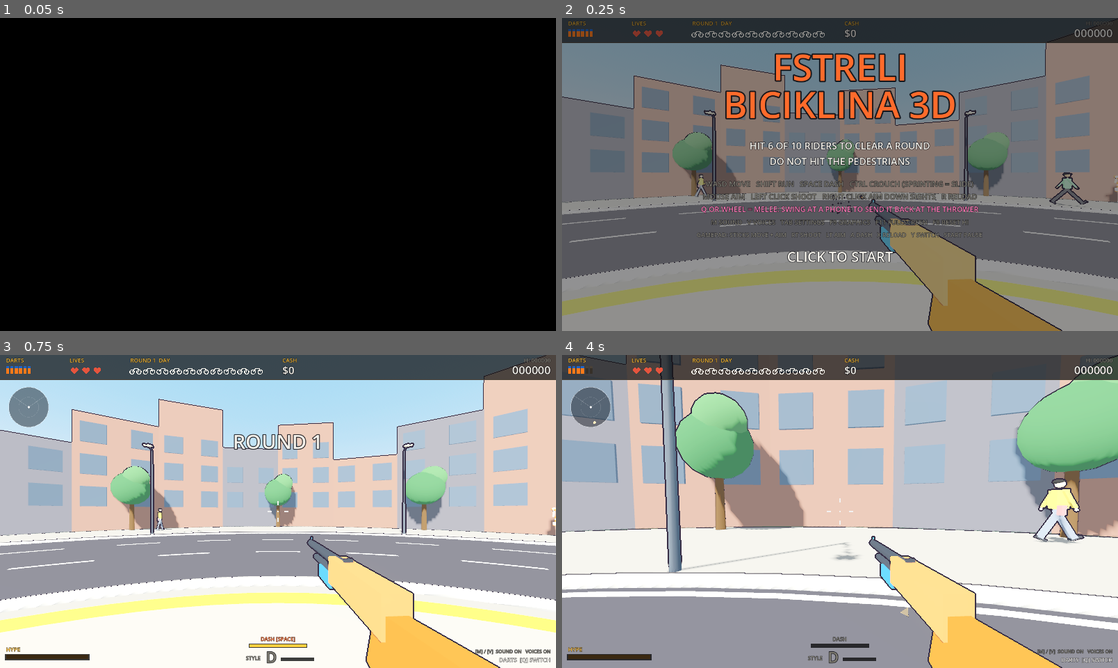
Above: before the commit, frames 1-4 (two rows, left to right).
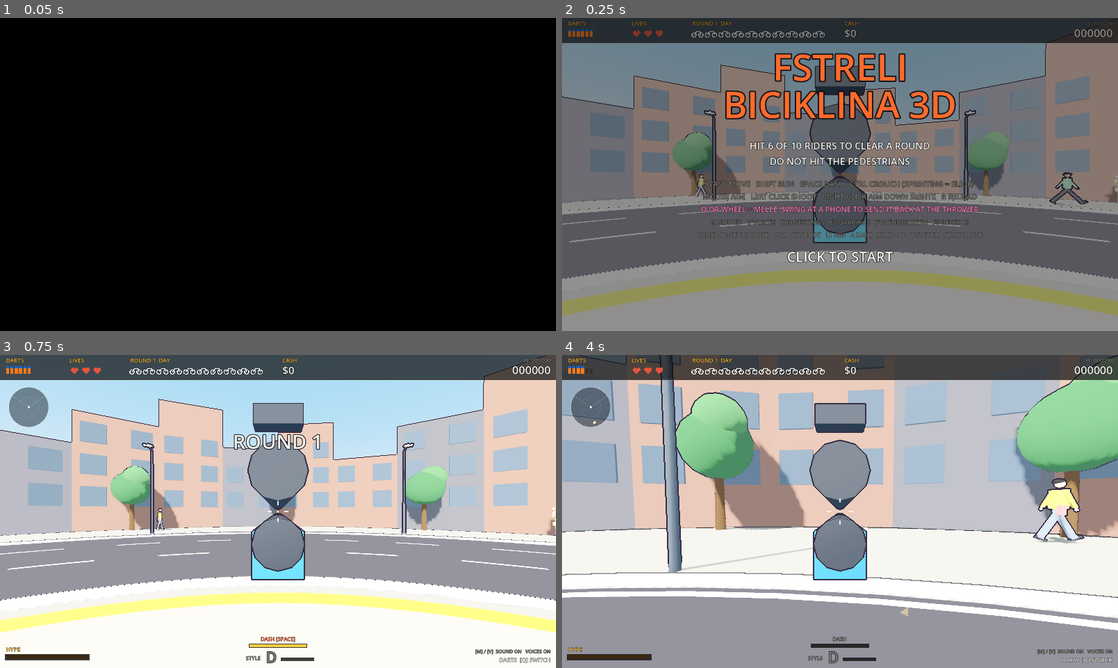
Above: after the commit, the same moments.

Repository: GVihi/FstreliBiciklina3D
Game: Godot game, scene res://main.tscn
Two runs of this game, one before a commit and one after it. Both use one fixed random seed, a clock stepped at 60 frames per second and the inputs below.
Inputs (mouse positions are in pixels of both pictures, inside the frame that each line leads up to):
- Up to frame 1 (0.05 s): no input
- Up to frame 2 (0.25 s): no input
- Up to frame 3 (0.75 s): tap Enter at 0.5 s; move the mouse to (400, 495) at 0.52 s; hold Right from 0.53 s (still down); hold Ctrl from 0.53 s (still down); click (400, 495) at 0.67 s
- Up to frame 4 (4 s): tap Space at 0.77, 1.07, 1.52, 1.82, 2.3, 2.85, 3.02, 3.32, 3.77 s; tap C at 0.8, 1.35, 3.8 s; move the mouse to (812, 511) at 1.27 s; release Right at 1.28 s; release Ctrl at 1.28 s; hold W from 1.28 s (still down); click (812, 511) at 1.42 s; tap Shift at 1.55 s; move the mouse to (851, 505) at 2.02 s; hold Shift 2.03-2.78 s; click (851, 505) at 2.17 s; move the mouse to (834, 517) at 2.77 s; click (834, 517) at 2.92 s; tap Ctrl at 3.05 s; move the mouse to (878, 514) at 3.52 s; hold Ctrl from 3.53 s (still down); click (878, 514) at 3.67 s

Frame 1 is identical in both runs. In frame 2, 7.1% of the frame differs, in the area x 44-90%, y 15-100%; in frame 3, 9.2%; in frame 4, 9.5%.
Error after the commit: Invalid access to property or key 'rubber' on a base object of type 'Node3D'. (res://scripts/player.gd:215)

Commit message:
Move player movement and gun handling to player.gd
Mechanical move of 10 functions: movement, dash and slide, perfect dodges,
aim assist, spread/pump helpers and the per-frame gun update. Shared state
stays on main.gd (g). No behaviour change.

Co-Authored-By: Claude Sonnet 5.5 <noreply@anthropic.com>
Claude-Session: https://claude.ai/code/session_01ShLHRRdnSYSZazKqP7QJMN

Diff:
--- a/scripts/combat.gd
+++ b/scripts/combat.gd
@@ -47,7 +47,7 @@
 		else:
 			g.shells -= 1
 	var lastshot = g.perks.has("lastshell") and g.shells == 0 and g.buffs["rapid"] <= 0.0
-	g.pump_dur = g.cur_pump()
+	g.pump_dur = g.player_sys.cur_pump()
 	g.pump_t = g.pump_dur
 	g.pump_fired = false
 	g.recoil = 1.0
@@ -60,7 +60,7 @@
 	var dir = ray_dir_with_spread()
 	var org = g.cam.global_position
 	g.bloom = minf(g.bloom + 0.5, 1.6)
-	var ex = g.ex_bonus()
+	var ex = g.player_sys.ex_bonus()
 
 	# how far can the dart travel before hitting the world?
 	var t_world = 80.0
--- a/scripts/hud.gd
+++ b/scripts/hud.gd
@@ -637,7 +637,7 @@
 		return
 	var half_fov = deg_to_rad(g.cam.fov * 0.5)
 	var gap = tan(deg_to_rad(g.spread_deg)) / tan(half_fov) * size.y * 0.5
-	gap += g.ex_bonus() * 20.0 * k
+	gap += g.player_sys.ex_bonus() * 20.0 * k
 	gap = maxf(gap, 3.0 * k)
 	var ln = 9.0 * k
 	var col = Color(1, 1, 1, 0.92)
--- a/scripts/input.gd
+++ b/scripts/input.gd
@@ -43,7 +43,7 @@
 				toggle_weapon()
 		elif kc == KEY_SPACE:
 			if g.state == "play":
-				g.try_dash()
+				g.player_sys.try_dash()
 			elif g.state == "shop":
 				g.shop_sys.leave_shop()
 		elif kc == KEY_TAB:
@@ -116,7 +116,7 @@
 		if Input.mouse_mode != Input.MOUSE_MODE_CAPTURED:
 			return
 		if btn == JOY_BUTTON_A:
-			g.try_dash()
+			g.player_sys.try_dash()
 		elif btn == JOY_BUTTON_X:
 			g.combat_sys.start_load()
 		elif btn == JOY_BUTTON_Y or btn == JOY_BUTTON_RIGHT_SHOULDER or btn == JOY_BUTTON_LEFT_SHOULDER:
--- a/scripts/main.gd
+++ b/scripts/main.gd
@@ -22,6 +22,7 @@
 const CombatScript = preload("res://scripts/combat.gd")
 const EffectsScript = preload("res://scripts/effects.gd")
 const InputScript = preload("res://scripts/input.gd")
+const PlayerScript = preload("res://scripts/player.gd")
 
 # ------------------------------------------------------------------ tuning
 # The arena is a roundabout (ring.gd). All rules still work in "street" coordinates: x along the road,
@@ -407,6 +408,7 @@
 var combat_sys = CombatScript.new(self)   # combat.gd: Combat: shotgun and reload, melee swing, deflecting phones and the dart projectiles.
 var fx_sys = EffectsScript.new(self)   # effects.gd: Effects: pooled particles, bursts, plastic debris and confetti.
 var input_sys = InputScript.new(self)   # input.gd: Input: mouse, keyboard and gamepad handling, menu clicks and weapon switching.
+var player_sys = PlayerScript.new(self)   # player.gd: Player: movement, dash and slide, perfect dodges, aim assist, spread and gun handling.
 
 # the HUD calls these two on main, so they stay as thin wrappers
 func get_setting(id: String):
@@ -660,7 +662,7 @@
 	if state != "play":
 		return
 	if dash_inv > 0.0:
-		perfect_dodge()
+		player_sys.perfect_dodge()
 		return
 	if invuln > 0.0:
 		return
@@ -705,10 +707,10 @@
 	var captured = Input.mouse_mode == Input.MOUSE_MODE_CAPTURED
 	paused = (state == "play" and not captured)
 	time += dt
-	update_player(dt, captured)
+	player_sys.update_player(dt, captured)
 	if not paused:
 		update_game(dt)
-	update_gun(dt)
+	player_sys.update_gun(dt)
 	update_cheerleaders(dt)
 	sfx.set_ambient((state == "play" or state == "title") and not paused)
 
@@ -819,246 +821,6 @@
 	right.y = 0.0
 	right = right.normalized()
 	return fwd * mv.y + right * mv.x
-
-func update_player(dt: float, captured: bool) -> void:
-	var active = (state == "play" and captured)
-	var pad = pad_on()
-	if not active or melee:
-		ads_on = false
-	var want_ads = false
-	if active and not melee:
-		want_ads = ads_on if toggle_ads else Input.is_mouse_button_pressed(MOUSE_BUTTON_RIGHT)
-	var want_crouch = active and (Input.is_key_pressed(KEY_CTRL) or Input.is_physical_key_pressed(KEY_C))
-	var pad_sprint = false
-	var trig = false
-	var mv = Vector2.ZERO
-	if active:
-		mv = read_move()
-		if pad:
-			if Input.get_joy_axis(0, JOY_AXIS_TRIGGER_LEFT) > 0.5 and not melee:
-				want_ads = true
-			if Input.is_joy_button_pressed(0, JOY_BUTTON_B):
-				want_crouch = true
-			pad_sprint = Input.is_joy_button_pressed(0, JOY_BUTTON_LEFT_STICK)
-			trig = Input.get_joy_axis(0, JOY_AXIS_TRIGGER_RIGHT) > 0.5
-			var rs = stick(JOY_AXIS_RIGHT_X, JOY_AXIS_RIGHT_Y)
-			if rs.length() > 0.0:
-				var lk = 2.4 * sens_mul * (cam.fov / fov_hip)
-				var look = rs.normalized() * rs.length() * rs.length()
-				yaw -= look.x * lk * dt
-				pitch = clampf(pitch - look.y * lk * dt, -1.45, 1.45)
-				apply_aim_assist(dt)
-
-	# timers
-	if dash_cd > 0.0:
-		dash_cd -= dt
-	if dash_inv > 0.0:
-		dash_inv -= dt
-	if dash_t > 0.0:
-		dash_t -= dt
-	if slide_cd > 0.0:
-		slide_cd -= dt
-	if dodge_cd > 0.0:
-		dodge_cd -= dt
-
-	# slide: press crouch while sprinting
-	var crouch_edge = want_crouch and not crouch_prev
-	crouch_prev = want_crouch
-	if active and crouch_edge and was_sprint and slide_cd <= 0.0 and slide_t <= 0.0 and dash_t <= 0.0:
-		slide_t = SLIDE_TIME
-		slide_cd = 1.2
-		if pvel.length() > 0.5:
-			slide_dir = pvel.normalized()
-		else:
-			slide_dir = move_world(Vector2(0.0, 1.0))
-		slide_dir.y = 0.0
-		grant_free_shots()
-		sfx.play("whoosh", -8.0)
-	if slide_t > 0.0:
-		slide_t -= dt
-		want_crouch = true
-		want_ads = false
-	crouch_t = move_toward(crouch_t, 1.0 if want_crouch else 0.0, dt * 6.0)
-	ads_t = move_toward(ads_t, 1.0 if want_ads else 0.0, dt * 9.0)
-	sprinting = active and (Input.is_key_pressed(KEY_SHIFT) or pad_sprint) and mv.y > 0.0 and not want_crouch and not want_ads
-	was_sprint = sprinting
-
-	var speed = RUN * (1.12 if perks.has("sprinter") else 1.0) if sprinting else WALK
-	speed = lerpf(speed, CROUCH_SPEED, crouch_t)
-	speed *= lerpf(1.0, 0.55, ads_t)
-
-	var target = Vector3.ZERO
-	if mv.length() > 0.0:
-		mv = mv.limit_length(1.0)
-		target = move_world(mv) * speed
-	if dash_t > 0.0:
-		pvel = dash_dir * lerpf(5.0, DASH_SPEED, clampf(dash_t / DASH_TIME, 0.0, 1.0))
-	elif slide_t > 0.0:
-		pvel = slide_dir * lerpf(2.0, SLIDE_SPEED, clampf(slide_t / SLIDE_TIME, 0.0, 1.0))
-	else:
-		pvel = pvel.lerp(target, minf(1.0, dt * 10.0))
-
-	player.position = clamp_walk(player.position + pvel * dt, PLAYER_R_MIN, PLAYER_R_MAX)
-	player.rotation.y = yaw
-
-	var spd = pvel.length()
-	bob_t += spd * dt * 2.2
-	var bob = sin(bob_t) * 0.022 * minf(1.0, spd / RUN) * (1.0 - ads_t)
-	if slide_t > 0.0 or dash_t > 0.0:
-		bob = 0.0
-	cam.position.y = lerpf(EYE_STAND, EYE_CROUCH, crouch_t) + bob
-	cam.rotation.x = pitch
-	cam.rotation.z = 0.0
-	if slide_t > 0.0:
-		cam.rotation.z = 0.04
-	if shake > 0.0:
-		cam.rotation.z += randf_range(-1.0, 1.0) * shake * 0.03
-	var kick = 9.0 * clampf(dash_t / DASH_TIME, 0.0, 1.0)
-	cam.fov = lerpf(fov_hip, fov_hip * FOV_ADS / FOV_HIP, ads_t) + kick
-	spread_deg = current_spread()
-	if trig and active:
-		combat_sys.fire()
-
-# stick aim help: drifts the crosshair onto whatever is close to it
-func apply_aim_assist(dt: float) -> void:
-	if aim_assist <= 0.0:
-		return
-	var org = cam.global_position
-	var fwd = -cam.global_transform.basis.z
-	var best = null
-	var best_ang = deg_to_rad(8.0)
-	var cands = []
-	for r in riders:
-		if (r["mode"] == "fly" or r["mode"] == "away") and not Ring.hidden(r["x"]):
-			cands.append(tw3(r["x"], 1.2, LANE_Z[r["ln"]]))
-	for b in bosses:
-		if boss_sys.boss_hittable(b):
-			cands.append(tw3(b["x"], boss_sys.weak_point_y(b), b["z"]))
-	for ph in phones:
-		if not ph["ret"]:
-			cands.append(ph["pos"])
-	for c in cands:
-		var ang = fwd.angle_to((c - org).normalized())
-		if ang < best_ang:
-			best_ang = ang
-			best = c
-	if best == null:
-		return
-	var to = (best - org).normalized()
-	var kk = clampf(dt * 2.5 * aim_assist, 0.0, 1.0)
-	yaw = lerp_angle(yaw, atan2(-to.x, -to.z), kk)
-	pitch = lerpf(pitch, asin(clampf(to.y, -1.0, 1.0)), kk)
-
-func grant_free_shots() -> void:
-	if not perks.has("slideshot"):
-		return
-	free_shots = 5 if shop_sys.has_duo("QUICK DRAW") else 3
-	add_note("SLIDE SHOT: %d FREE DARTS" % free_shots, GOLD)
-
-func dash_cooldown() -> float:
-	var c = 1.3 - 0.15 * float(up["dashcd"])
-	if perks.has("adrenaline"):
-		c *= 0.6
-	if shop_sys.has_duo("SPEEDSTER"):
-		c *= 0.8
-	return maxf(0.3, c)
-
-func try_dash() -> void:
-	if state != "play" or paused or dash_cd > 0.0 or dash_t > 0.0:
-		return
-	var mv = read_move()
-	var dir = Vector3.ZERO
-	if mv.length() > 0.1:
-		dir = move_world(mv.normalized())
-	else:
-		dir = Ring.tangent(ptx()) * (-1.0 if ptx() > 0.0 else 1.0)      # nothing held: dash along the island towards the front
-	dir.y = 0.0
-	dash_dir = dir.normalized()
-	dash_t = DASH_TIME
-	dash_inv = DASH_TIME + 0.18 + (0.15 if shop_sys.has_duo("GHOST") else 0.0)
-	dash_cd = dash_cooldown()
-	slide_t = 0.0
-	grant_free_shots()
-	sfx.play("whoosh", -4.0)
-
-# something would have hit you while the dash made you untouchable
-func perfect_dodge() -> void:
-	if dodge_cd > 0.0:
-		return
-	dodge_cd = 0.5
-	perfect_dodges += 1
-	var v = int(250 * (2 if hype_t > 0.0 else 1) * shop_sys.style_mul())
-	score += v
-	hi_check()
-	add_hype(15.0)
-	shop_sys.add_style(15.0)
-	shop_sys.add_cash(2)
-	add_note("PERFECT DODGE  +%d" % v, GOLD)
-	hitstop = 0.12
-	sfx.play("clank2", -6.0)
-	if shop_sys.has_duo("MATADOR"):
-		shells = mini(MAXSHELLS, shells + 3)
-	if perks.has("closeshave") and perfect_dodges % 2 == 0 and hearts < MAXHEARTS:
-		hearts += 1
-		add_note("CLOSE SHAVE  +1 LIFE", RED)
-
-func current_spread() -> float:
-	var s = lerpf(2.2, 0.25, ads_t)
-	s *= 1.0 + clampf(pvel.length() / RUN, 0.0, 1.0) * 0.9
-	s *= lerpf(1.0, 0.7, crouch_t)
-	if perks.has("steady"):
-		s *= 0.7
-	return s + bloom
-
-func cur_pump() -> float:
-	if buffs["rapid"] > 0.0:
-		return 0.08
-	if hype_t > 0.0:
-		return pump_base * 0.65
-	return pump_base
-
-func ex_bonus() -> float:
-	# extra hit radius in metres from fat-dart upgrades and the fat-dart pickup
-	return (up["wide"] * 5.0 + (18.0 if buffs["big"] > 0.0 else 0.0)) * 0.025
-
-func update_gun(dt: float) -> void:
-	var g: Node3D = gun["root"]
-	var rb: Node3D = rubber["root"]
-	var menu = state == "upgrade" or state == "shop"
-	g.visible = not melee and not menu
-	rb.visible = melee and not menu
-	var pump: Node3D = gun["pump"]
-	var hip = Vector3(0.24, -0.22, -0.52)
-	var ads = Vector3(0.0, -0.062, -0.42)
-	var p = hip.lerp(ads, ads_t)
-	p.z += recoil * 0.07
-	p.y -= (0.05 if sprinting else 0.0) + (0.04 if loading else 0.0)
-	g.position = g.position.lerp(p, minf(1.0, dt * 18.0))
-	g.rotation = Vector3(recoil * 0.14 + (0.18 if sprinting else 0.0), (1.0 - ads_t) * 0.06, 0.0)
-	var phase = 0.0
-	if pump_t > 0.0:
-		phase = sin(PI * (1.0 - pump_t / maxf(pump_dur, 0.01)))
-	if loading:
-		phase = maxf(phase, 0.5 * (0.5 + 0.5 * sin(time * 24.0)))
-	pump.position = Vector3(0.0, pump.position.y, -0.30 + 0.12 * phase)
-	gun["light"].light_energy = 3.0 * (flash / 0.07) if flash > 0.0 else 0.0
-
-	# rubber swing
-	var sw = 0.0
-	if swing_t > 0.0:
-		var k = 1.0 - swing_t / 0.26
-		sw = (-1.0 + 2.0 * k) * swing_dir
-	rb.position = Vector3(0.3, -0.34, -0.5 + (0.0 if swing_t <= 0.0 else -0.12))
-	rb.rotation = Vector3(0.0, sw * 0.9, -0.15 + sw * 0.25)
-
-	# melee reach ring on the floor
-	var show_ring = melee and state == "play" and not paused
-	melee_ring.visible = show_ring
-	if show_ring:
-		var z = combat_sys.swing_zone()
-		var rr = z["r"] * 0.8
-		melee_ring.position = Vector3(z["c"].x, 0.04, z["c"].z)
-		melee_ring.scale = Vector3(rr, 1.0, rr)
 
 func update_cheerleaders(_dt: float) -> void:
 	var chv = maxf(cheer, 1.0) if hype_t > 0.0 else cheer
--- /dev/null
+++ b/scripts/player.gd
@@ -0,0 +1,250 @@
+extends RefCounted
+# Player: movement, dash and slide, perfect dodges, aim assist, spread and gun handling.
+# Shared game state stays on main.gd (g); this file holds the logic.
+
+const Ring = preload("res://scripts/ring.gd")
+
+var g = null
+
+func _init(game) -> void:
+	g = game
+
+func update_player(dt: float, captured: bool) -> void:
+	var active = (g.state == "play" and captured)
+	var pad = g.pad_on()
+	if not active or g.melee:
+		g.ads_on = false
+	var want_ads = false
+	if active and not g.melee:
+		want_ads = g.ads_on if g.toggle_ads else Input.is_mouse_button_pressed(MOUSE_BUTTON_RIGHT)
+	var want_crouch = active and (Input.is_key_pressed(KEY_CTRL) or Input.is_physical_key_pressed(KEY_C))
+	var pad_sprint = false
+	var trig = false
+	var mv = Vector2.ZERO
+	if active:
+		mv = g.read_move()
+		if pad:
+			if Input.get_joy_axis(0, JOY_AXIS_TRIGGER_LEFT) > 0.5 and not g.melee:
+				want_ads = true
+			if Input.is_joy_button_pressed(0, JOY_BUTTON_B):
+				want_crouch = true
+			pad_sprint = Input.is_joy_button_pressed(0, JOY_BUTTON_LEFT_STICK)
+			trig = Input.get_joy_axis(0, JOY_AXIS_TRIGGER_RIGHT) > 0.5
+			var rs = g.stick(JOY_AXIS_RIGHT_X, JOY_AXIS_RIGHT_Y)
+			if rs.length() > 0.0:
+				var lk = 2.4 * g.sens_mul * (g.cam.fov / g.fov_hip)
+				var look = rs.normalized() * rs.length() * rs.length()
+				g.yaw -= look.x * lk * dt
+				g.pitch = clampf(g.pitch - look.y * lk * dt, -1.45, 1.45)
+				apply_aim_assist(dt)
+
+	# timers
+	if g.dash_cd > 0.0:
+		g.dash_cd -= dt
+	if g.dash_inv > 0.0:
+		g.dash_inv -= dt
+	if g.dash_t > 0.0:
+		g.dash_t -= dt
+	if g.slide_cd > 0.0:
+		g.slide_cd -= dt
+	if g.dodge_cd > 0.0:
+		g.dodge_cd -= dt
+
+	# slide: press crouch while sprinting
+	var crouch_edge = want_crouch and not g.crouch_prev
+	g.crouch_prev = want_crouch
+	if active and crouch_edge and g.was_sprint and g.slide_cd <= 0.0 and g.slide_t <= 0.0 and g.dash_t <= 0.0:
+		g.slide_t = g.SLIDE_TIME
+		g.slide_cd = 1.2
+		if g.pvel.length() > 0.5:
+			g.slide_dir = g.pvel.normalized()
+		else:
+			g.slide_dir = g.move_world(Vector2(0.0, 1.0))
+		g.slide_dir.y = 0.0
+		grant_free_shots()
+		g.sfx.play("whoosh", -8.0)
+	if g.slide_t > 0.0:
+		g.slide_t -= dt
+		want_crouch = true
+		want_ads = false
+	g.crouch_t = move_toward(g.crouch_t, 1.0 if want_crouch else 0.0, dt * 6.0)
+	g.ads_t = move_toward(g.ads_t, 1.0 if want_ads else 0.0, dt * 9.0)
+	g.sprinting = active and (Input.is_key_pressed(KEY_SHIFT) or pad_sprint) and mv.y > 0.0 and not want_crouch and not want_ads
+	g.was_sprint = g.sprinting
+
+	var speed = g.RUN * (1.12 if g.perks.has("sprinter") else 1.0) if g.sprinting else g.WALK
+	speed = lerpf(speed, g.CROUCH_SPEED, g.crouch_t)
+	speed *= lerpf(1.0, 0.55, g.ads_t)
+
+	var target = Vector3.ZERO
+	if mv.length() > 0.0:
+		mv = mv.limit_length(1.0)
+		target = g.move_world(mv) * speed
+	if g.dash_t > 0.0:
+		g.pvel = g.dash_dir * lerpf(5.0, g.DASH_SPEED, clampf(g.dash_t / g.DASH_TIME, 0.0, 1.0))
+	elif g.slide_t > 0.0:
+		g.pvel = g.slide_dir * lerpf(2.0, g.SLIDE_SPEED, clampf(g.slide_t / g.SLIDE_TIME, 0.0, 1.0))
+	else:
+		g.pvel = g.pvel.lerp(target, minf(1.0, dt * 10.0))
+
+	g.player.position = g.clamp_walk(g.player.position + g.pvel * dt, g.PLAYER_R_MIN, g.PLAYER_R_MAX)
+	g.player.rotation.y = g.yaw
+
+	var spd = g.pvel.length()
+	g.bob_t += spd * dt * 2.2
+	var bob = sin(g.bob_t) * 0.022 * minf(1.0, spd / g.RUN) * (1.0 - g.ads_t)
+	if g.slide_t > 0.0 or g.dash_t > 0.0:
+		bob = 0.0
+	g.cam.position.y = lerpf(g.EYE_STAND, g.EYE_CROUCH, g.crouch_t) + bob
+	g.cam.rotation.x = g.pitch
+	g.cam.rotation.z = 0.0
+	if g.slide_t > 0.0:
+		g.cam.rotation.z = 0.04
+	if g.shake > 0.0:
+		g.cam.rotation.z += randf_range(-1.0, 1.0) * g.shake * 0.03
+	var kick = 9.0 * clampf(g.dash_t / g.DASH_TIME, 0.0, 1.0)
+	g.cam.fov = lerpf(g.fov_hip, g.fov_hip * g.FOV_ADS / g.FOV_HIP, g.ads_t) + kick
+	g.spread_deg = current_spread()
+	if trig and active:
+		g.combat_sys.fire()
+
+# stick aim help: drifts the crosshair onto whatever is close to it
+func apply_aim_assist(dt: float) -> void:
+	if g.aim_assist <= 0.0:
+		return
+	var org = g.cam.global_position
+	var fwd = -g.cam.global_transform.basis.z
+	var best = null
+	var best_ang = deg_to_rad(8.0)
+	var cands = []
+	for r in g.riders:
+		if (r["mode"] == "fly" or r["mode"] == "away") and not Ring.hidden(r["x"]):
+			cands.append(g.tw3(r["x"], 1.2, g.LANE_Z[r["ln"]]))
+	for b in g.bosses:
+		if g.boss_sys.boss_hittable(b):
+			cands.append(g.tw3(b["x"], g.boss_sys.weak_point_y(b), b["z"]))
+	for ph in g.phones:
+		if not ph["ret"]:
+			cands.append(ph["pos"])
+	for c in cands:
+		var ang = fwd.angle_to((c - org).normalized())
+		if ang < best_ang:
+			best_ang = ang
+			best = c
+	if best == null:
+		return
+	var to = (best - org).normalized()
+	var kk = clampf(dt * 2.5 * g.aim_assist, 0.0, 1.0)
+	g.yaw = lerp_angle(g.yaw, atan2(-to.x, -to.z), kk)
+	g.pitch = lerpf(g.pitch, asin(clampf(to.y, -1.0, 1.0)), kk)
+
+func grant_free_shots() -> void:
+	if not g.perks.has("slideshot"):
+		return
+	g.free_shots = 5 if g.shop_sys.has_duo("QUICK DRAW") else 3
+	g.add_note("SLIDE SHOT: %d FREE DARTS" % g.free_shots, g.GOLD)
+
+func dash_cooldown() -> float:
+	var c = 1.3 - 0.15 * float(g.up["dashcd"])
+	if g.perks.has("adrenaline"):
+		c *= 0.6
+	if g.shop_sys.has_duo("SPEEDSTER"):
+		c *= 0.8
+	return maxf(0.3, c)
+
+func try_dash() -> void:
+	if g.state != "play" or g.paused or g.dash_cd > 0.0 or g.dash_t > 0.0:
+		return
+	var mv = g.read_move()
+	var dir = Vector3.ZERO
+	if mv.length() > 0.1:
+		dir = g.move_world(mv.normalized())
+	else:
+		dir = Ring.tangent(g.ptx()) * (-1.0 if g.ptx() > 0.0 else 1.0)      # nothing held: dash along the island towards the front
+	dir.y = 0.0
+	g.dash_dir = dir.normalized()
+	g.dash_t = g.DASH_TIME
+	g.dash_inv = g.DASH_TIME + 0.18 + (0.15 if g.shop_sys.has_duo("GHOST") else 0.0)
+	g.dash_cd = dash_cooldown()
+	g.slide_t = 0.0
+	grant_free_shots()
+	g.sfx.play("whoosh", -4.0)
+
+# something would have hit you while the dash made you untouchable
+func perfect_dodge() -> void:
+	if g.dodge_cd > 0.0:
+		return
+	g.dodge_cd = 0.5
+	g.perfect_dodges += 1
+	var v = int(250 * (2 if g.hype_t > 0.0 else 1) * g.shop_sys.style_mul())
+	g.score += v
+	g.hi_check()
+	g.add_hype(15.0)
+	g.shop_sys.add_style(15.0)
+	g.shop_sys.add_cash(2)
+	g.add_note("PERFECT DODGE  +%d" % v, g.GOLD)
+	g.hitstop = 0.12
+	g.sfx.play("clank2", -6.0)
+	if g.shop_sys.has_duo("MATADOR"):
+		g.shells = mini(g.MAXSHELLS, g.shells + 3)
+	if g.perks.has("closeshave") and g.perfect_dodges % 2 == 0 and g.hearts < g.MAXHEARTS:
+		g.hearts += 1
+		g.add_note("CLOSE SHAVE  +1 LIFE", g.RED)
+
+func current_spread() -> float:
+	var s = lerpf(2.2, 0.25, g.ads_t)
+	s *= 1.0 + clampf(g.pvel.length() / g.RUN, 0.0, 1.0) * 0.9
+	s *= lerpf(1.0, 0.7, g.crouch_t)
+	if g.perks.has("steady"):
+		s *= 0.7
+	return s + g.bloom
+
+func cur_pump() -> float:
+	if g.buffs["rapid"] > 0.0:
+		return 0.08
+	if g.hype_t > 0.0:
+		return g.pump_base * 0.65
+	return g.pump_base
+
+func ex_bonus() -> float:
+	# extra hit radius in metres from fat-dart upgrades and the fat-dart pickup
+	return (g.up["wide"] * 5.0 + (18.0 if g.buffs["big"] > 0.0 else 0.0)) * 0.025
+
+func update_gun(dt: float) -> void:
+	var g: Node3D = g.gun["root"]
+	var rb: Node3D = g.rubber["root"]
+	var menu = g.state == "upgrade" or g.state == "shop"
+	g.visible = not g.melee and not menu
+	rb.visible = g.melee and not menu
+	var pump: Node3D = g.gun["pump"]
+	var hip = Vector3(0.24, -0.22, -0.52)
+	var ads = Vector3(0.0, -0.062, -0.42)
+	var p = hip.lerp(ads, g.ads_t)
+	p.z += g.recoil * 0.07
+	p.y -= (0.05 if g.sprinting else 0.0) + (0.04 if g.loading else 0.0)
+	g.position = g.position.lerp(p, minf(1.0, dt * 18.0))
+	g.rotation = Vector3(g.recoil * 0.14 + (0.18 if g.sprinting else 0.0), (1.0 - g.ads_t) * 0.06, 0.0)
+	var phase = 0.0
+	if g.pump_t > 0.0:
+		phase = sin(PI * (1.0 - g.pump_t / maxf(g.pump_dur, 0.01)))
+	if g.loading:
+		phase = maxf(phase, 0.5 * (0.5 + 0.5 * sin(g.time * 24.0)))
+	pump.position = Vector3(0.0, pump.position.y, -0.30 + 0.12 * phase)
+	g.gun["light"].light_energy = 3.0 * (g.flash / 0.07) if g.flash > 0.0 else 0.0
+
+	# rubber swing
+	var sw = 0.0
+	if g.swing_t > 0.0:
+		var k = 1.0 - g.swing_t / 0.26
+		sw = (-1.0 + 2.0 * k) * g.swing_dir
+	rb.position = Vector3(0.3, -0.34, -0.5 + (0.0 if g.swing_t <= 0.0 else -0.12))
+	rb.rotation = Vector3(0.0, sw * 0.9, -0.15 + sw * 0.25)
+
+	# melee reach ring on the floor
+	var show_ring = g.melee and g.state == "play" and not g.paused
+	g.melee_ring.visible = show_ring
+	if show_ring:
+		var z = g.combat_sys.swing_zone()
+		var rr = z["r"] * 0.8
+		g.melee_ring.position = Vector3(z["c"].x, 0.04, z["c"].z)
+		g.melee_ring.scale = Vector3(rr, 1.0, rr)
--- a/scripts/shop.gd
+++ b/scripts/shop.gd
@@ -70,7 +70,7 @@
 	if id == "speedload":
 		return "LEVEL %d > %d" % [g.up["reload"], g.up["reload"] + 1]
 	if id == "dashcd":
-		return "COOLDOWN %.2fs > %.2fs" % [g.dash_cooldown(), maxf(0.45, g.dash_cooldown() - 0.15)]
+		return "COOLDOWN %.2fs > %.2fs" % [g.player_sys.dash_cooldown(), maxf(0.45, g.player_sys.dash_cooldown() - 0.15)]
 	if id == "magnet":
 		return "LEVEL %d > %d" % [g.up["magnet"], g.up["magnet"] + 1]
 	return "DROPS +%d%% > +%d%%" % [int(round(g.up["luck"] * 100.0)), int(round(g.up["luck"] * 100.0 + 10.0))]
